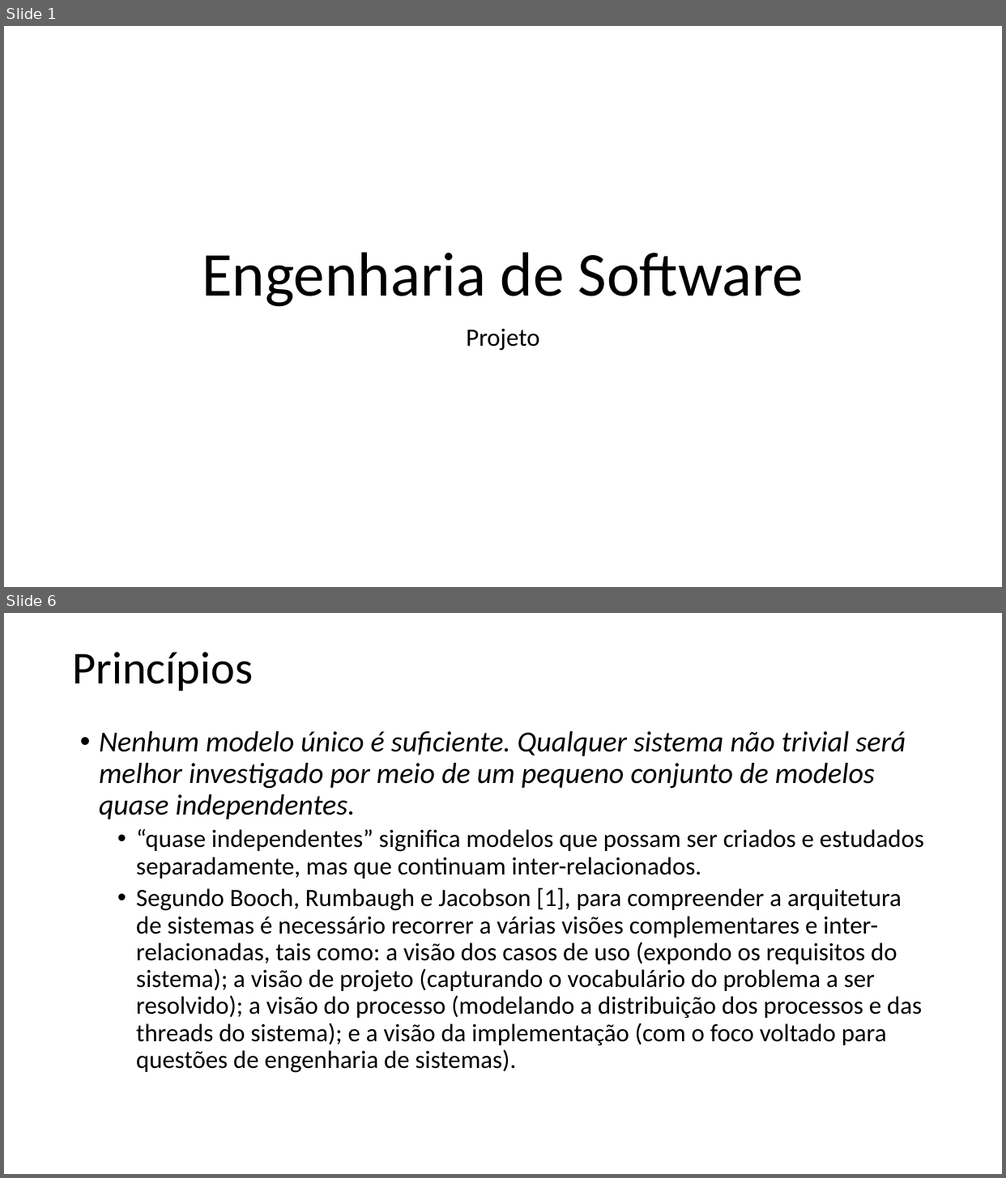
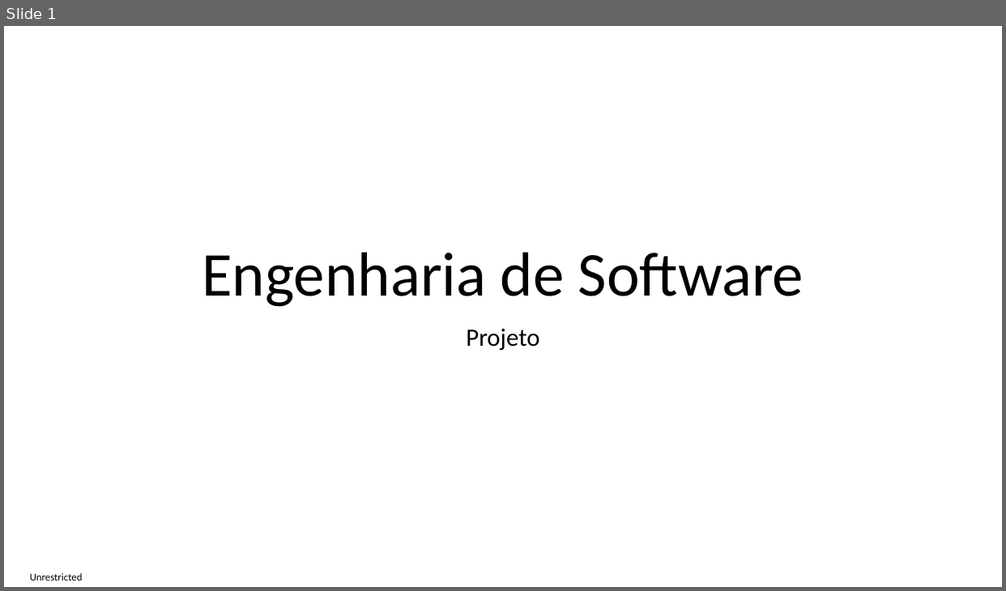
Before and after one commit to impagno/pwcamoes, a slide deck: Documentos/Engenharia de Software - Projeto.pptx. Shown one above the other, each under a label of ours: slides 1 and 6 before the commit, slide 1 after it; the slides between them are not shown. The pictures are 1006x1178 and 1006x591 pixels, drawn with LibreOffice and Linux fonts; fonts in the diff are those of the drawing. Boxes give left, top, right and bottom in pixels: in the first picture for what was removed or moved away, otherwise in the second. Text is boxed around its words. In the diff, an @@ line names an element or a change of style, - is before the commit and + after.

```diff
--- a/Documentos/Engenharia de Software - Projeto.pptx
+++ b/Documentos/Engenharia de Software - Projeto.pptx
@@ slide 6 removed at (4,613,1002,1174), background #FFFFFF @@
@@ title removed at (73,652,253,691) @@
-Princípios
@@ text removed at (99,731,924,1073) @@
-• Nenhum modelo único é suficiente. Qualquer sistema não trivial será melhor investigado por meio de um pequeno conjunto de modelos quase independentes.
-  • “quase independentes” significa modelos que possam ser criados e estudados separadamente, mas que continuam inter-relacionados.
-  • Segundo Booch, Rumbaugh e Jacobson [1], para compreender a arquitetura de sistemas é necessário recorrer a várias visões complementares e inter-relacionadas, tais como: a visão dos casos de uso (expondo os requisitos do sistema); a visão de projeto (capturando o vocabulário do problema a ser resolvido); a visão do processo (modelando a distribuição dos processos e das threads do sistema); e a visão da implementação (com o foco voltado para questões de engenharia de sistemas).
@@ slide 1 changed as well @@
@@ text added at (30,574,83,581), 10 pt, text #000000 @@
+Unrestricted
```
Also in this commit, not shown: 14 slides added, 4 other slides removed.
